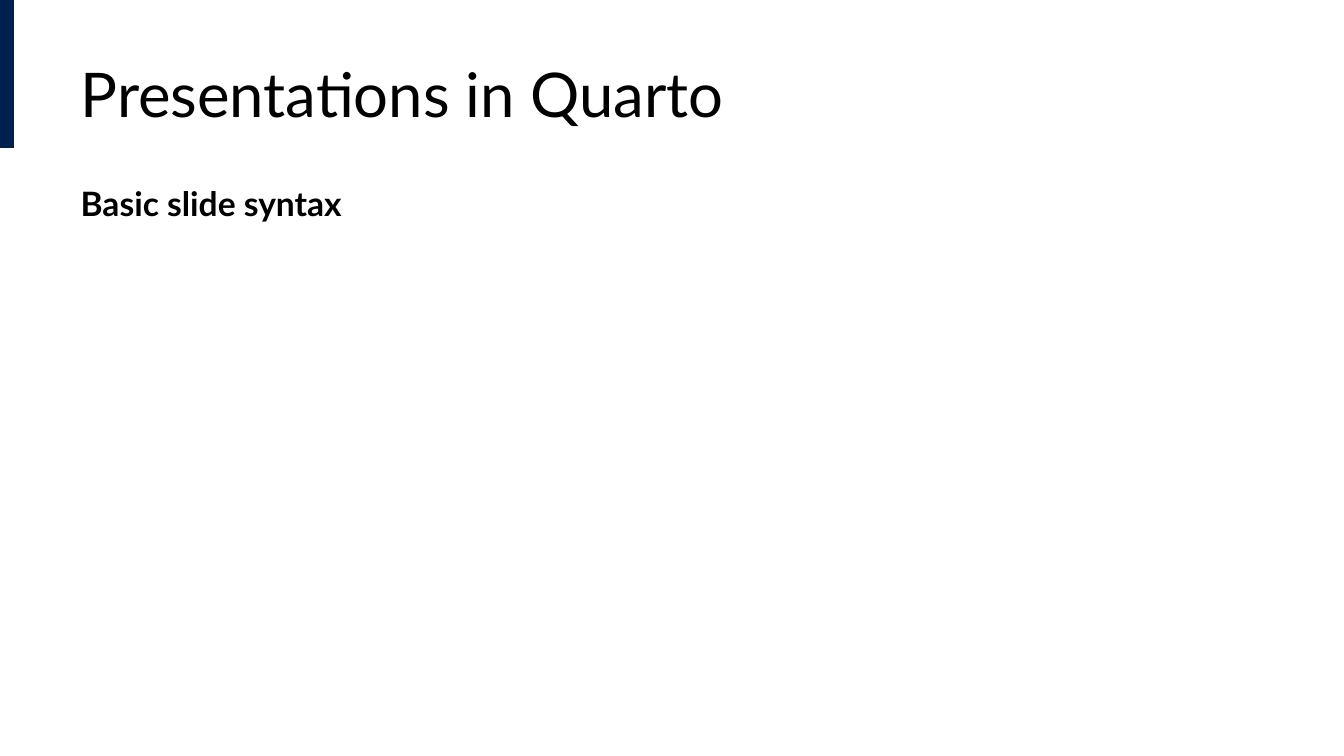
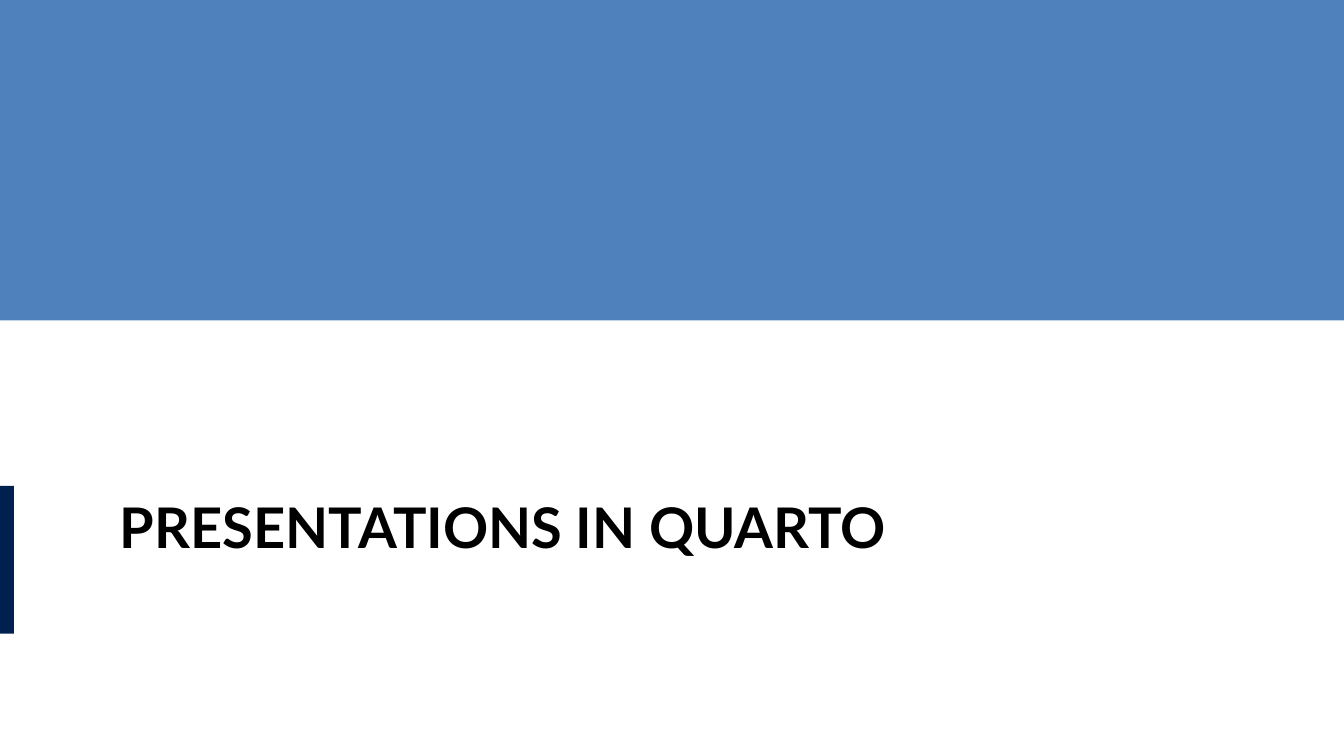
Before and after one commit to lucas-a-meyer/using-quarto, a slide deck: slide 13 of docs/presentation.pptx (slide 15 before the commit). Drawn at 1344x756 pixels with LibreOffice and Linux fonts; fonts in the diff are those of the drawing. Boxes give left, top, right and bottom in pixels: in the first picture for what was removed or moved away, otherwise in the second. Text is boxed around its words. In the diff, an @@ line names an element or a change of style, - is before the commit and + after.

```diff
--- a/docs/presentation.pptx
+++ b/docs/presentation.pptx
@@ rectangle added at box(0, 0, 1344, 320), fill #4F81BD @@
@@ text removed at box(81, 191, 342, 222) @@
-Basic slide syntax
@@ rectangle: place and size @@
-rectangle at box(0, 0, 13, 148)
+rectangle at box(0, 485, 13, 633)
@@ title "PRESENTATIONS IN QUARTO" at box(120, 507, 886, 556): vertical alignment middle to top @@
@@ title at box(120, 507, 886, 556): text changed; size 33 to 30 pt; bold on @@
-Presentations in Quarto
+PRESENTATIONS IN QUARTO
```
Also in this commit, not shown: 18 other slides changed, 8 slides added, 11 slides removed, 43 other files.
